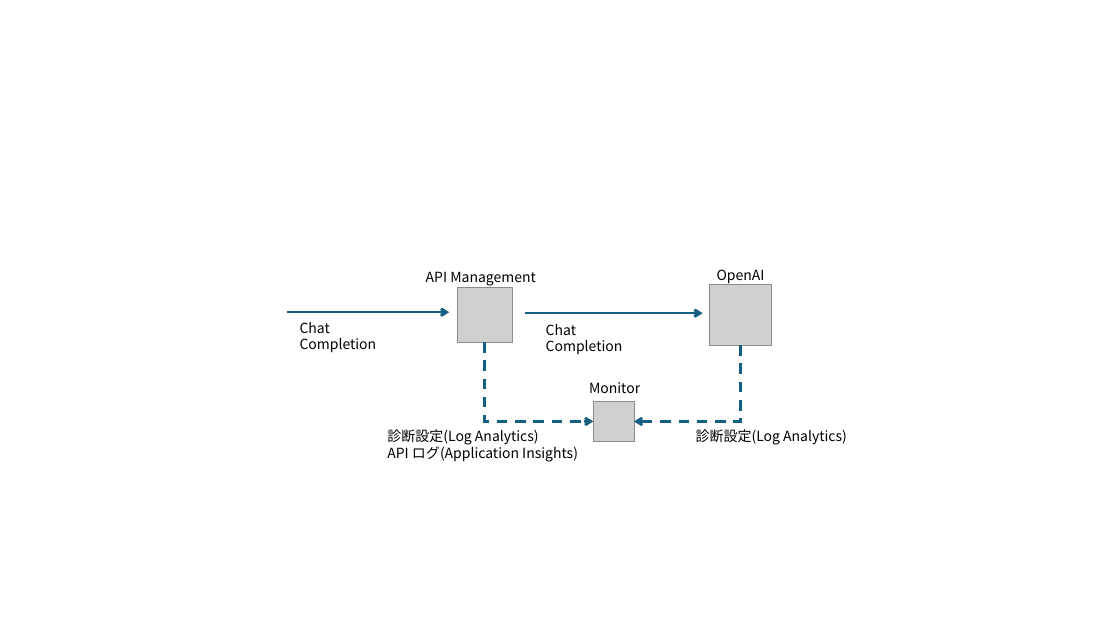
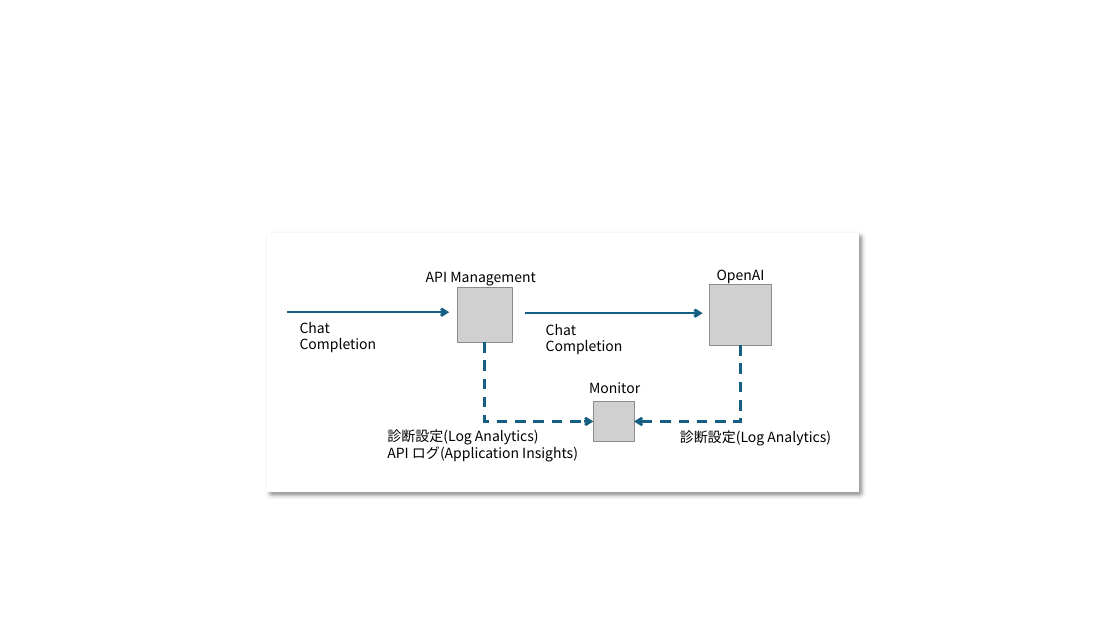
Before and after one commit to ayuina/apim-aoai-sample, a slide deck: slide 1 of images/figures.pptx. Drawn at 1120x630 pixels with LibreOffice and Linux fonts; fonts in the diff are those of the drawing; grey boxes stand for pictures. Boxes give left, top, right and bottom in pixels: in the first picture for what was removed or moved away, otherwise in the second. Text is boxed around its words. In the diff, an @@ line names an element or a change of style, - is before the commit and + after.

Commit message:
update ppt

```diff
--- a/images/figures.pptx
+++ b/images/figures.pptx
@@ rectangle added at (267, 234, 860, 492), fill #FFFFFF @@
@@ text "診断設定(Log Analytics)": place and size @@
-text "診断設定(Log Analytics)" at (696, 429, 847, 445)
+text "診断設定(Log Analytics)" at (680, 430, 831, 446)
```
